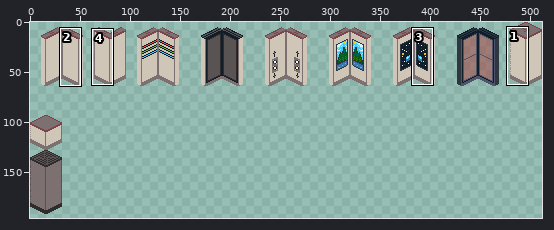
Edited in one commit: sprite sheet (res/walls.png). Above: a wide view before the commit, with the close-up outlined.
Close-up. Before the commit:
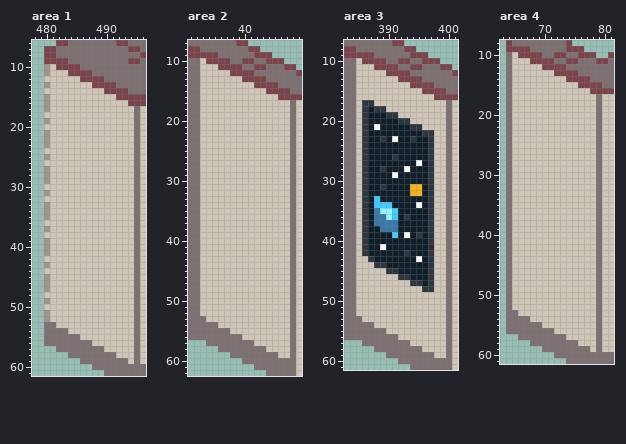
The file is 512x512 pixels. Shown: area 1: x 478..496, y 6..61; area 2: x 31..49, y 7..62; area 3: x 383..401, y 7..61; area 4: x 63..81, y 8..61. The wide view leaves out empty margins. The commit also changed other parts of the picture, which this record leaves out.
After:
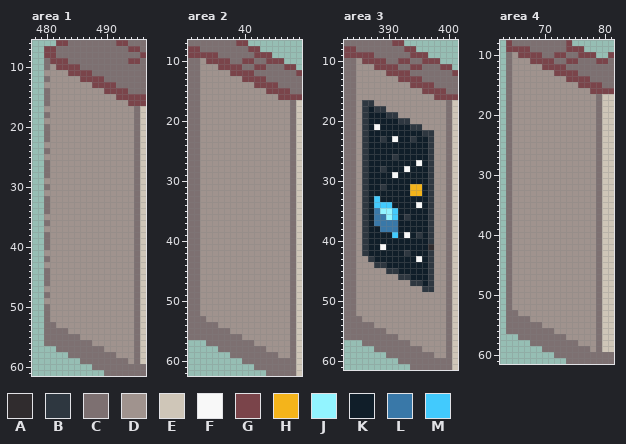
Palette (. is transparent): A #302c2e  B #2e3740  C #7d7071  D #a0938e  E #cfc6b8  F #f8f8f8  G #7a444a  H #f4b41b  J #92f4ff  K #101e29  L #3978a8  M #42cafd
Changes in this commit:
Area 1:
Colour D becomes colour C in row 10 at x 480; in rows 15 to 16 at x 480; in rows 21 to 22 at x 480; in rows 27 to 28 at x 480; in rows 33 to 34 at x 480; in rows 39 to 40 at x 480.
Colour D becomes colour C in rows 45 to 46 at x 480; in rows 51 to 52 at x 480.
Colour E becomes colour C in row 12 at x 480; in row 14 at x 480; in row 18 at x 480; in row 20 at x 480; in row 24 at x 480; in row 26 at x 480.
Colour E becomes colour C in row 30 at x 480; in row 32 at x 480; in row 36 at x 480; in row 38 at x 480; in row 42 at x 480; in row 44 at x 480.
Colour E becomes colour C in row 48 at x 480; in row 50 at x 480.
Colour G becomes colour C in row 9 at x 480.
Colour E becomes colour D in row 10 at x 481; in row 11 at x 481 to 483; in row 12 at x 481 to 485; in row 13 at x 481 to 487; in row 14 at x 481 to 489; in row 15 at x 481 to 491.
Colour E becomes colour D in row 16 at x 481 to 493; in rows 17 to 52 at x 481 to 494; in row 53 at x 482 to 494; in row 54 at x 484 to 494; in row 55 at x 486 to 494; in row 56 at x 488 to 494.
Colour E becomes colour D in row 57 at x 490 to 494; in row 58 at x 492 to 494; in row 59 at x 494.
Area 2:
Colour E becomes colour D in row 10 at x 33; in row 11 at x 33 to 35; in row 12 at x 33 to 37; in row 13 at x 33 to 39; in row 14 at x 33 to 41; in row 15 at x 33 to 43.
Colour E becomes colour D in row 16 at x 33 to 45; in rows 17 to 52 at x 33 to 47; in row 53 at x 34 to 47; in row 54 at x 36 to 47; in row 55 at x 38 to 47; in row 56 at x 40 to 47.
Colour E becomes colour D in row 57 at x 42 to 47; in row 58 at x 44 to 47; in row 59 at x 46 to 47.
Area 3:
Colour E becomes colour D in row 10 at x 385; in row 11 at x 385 to 387; in row 12 at x 385 to 389; in row 13 at x 385 to 391; in row 14 at x 385 to 393; in row 15 at x 385 to 395.
Colour E becomes colour D in row 16 at x 385 to 397; in row 17 at x 385 and 388 to 399; in row 18 at x 385 and 390 to 399; in row 19 at x 385 and 392 to 399; in row 20 at x 385 and 394 to 399; in row 21 at x 385 and 396 to 399.
Colour E becomes colour D in rows 22 to 42 at x 385 and 398 to 399; in row 43 at x 385 to 386 and 398 to 399; in row 44 at x 385 to 387 and 398 to 399; in row 45 at x 385 to 389 and 398 to 399; in row 46 at x 385 to 391 and 398 to 399; in row 47 at x 385 to 393 and 398 to 399.
Colour E becomes colour D in row 48 at x 385 to 395 and 398 to 399; in rows 49 to 52 at x 385 to 399; in row 53 at x 386 to 399; in row 54 at x 388 to 399; in row 55 at x 390 to 399; in row 56 at x 392 to 399.
Colour E becomes colour D in row 57 at x 394 to 399; in row 58 at x 396 to 399; in row 59 at x 398 to 399.
Area 4:
Colour E becomes colour D in row 10 at x 65; in row 11 at x 65 to 67; in row 12 at x 65 to 69; in row 13 at x 65 to 71; in row 14 at x 65 to 73; in row 15 at x 65 to 75.
Colour E becomes colour D in row 16 at x 65 to 77; in rows 17 to 52 at x 65 to 78; in row 53 at x 66 to 78; in row 54 at x 68 to 78; in row 55 at x 70 to 78; in row 56 at x 72 to 78.
Colour E becomes colour D in row 57 at x 74 to 78; in row 58 at x 76 to 78; in row 59 at x 78.
Boxes around the changes in both close-ups, in picture pixels (x1, y1, x2, y2):
changed: (44, 58, 134, 364)
changed: (200, 58, 290, 358)
changed: (356, 58, 446, 358)
changed: (512, 52, 596, 352)
